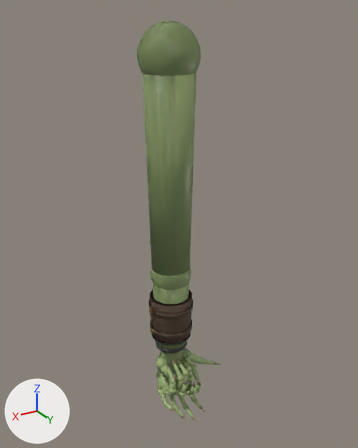
A saved change to the glTF model public/assets/lab/goblin-arm.glb.
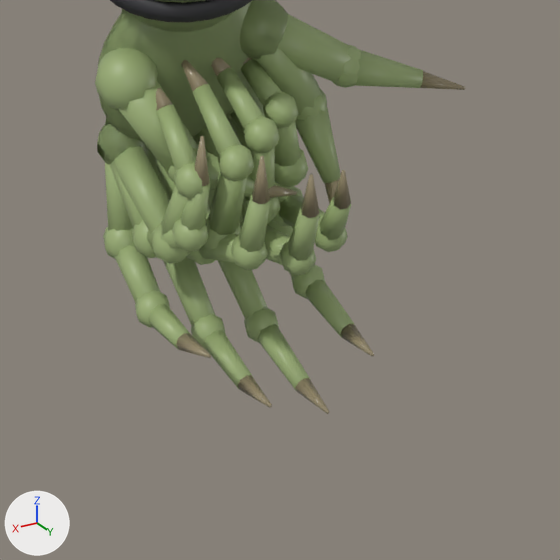
Each version is shown whole from a 50 mm lens placed at (0.485, 0.844, 0.771), pointed at (-0.025, -0.007, 0.346), then close up on the part from 39% to 66% of the width and 78% to 100% of the height. Arrows for +X, +Y and +Z are at lower left; the lights stay in place. The older version's two pictures come first. Where no turn or scale is listed for an object, it has been applied to the vertices. Vertices at exactly the same position are counted once.

The first close-up shows 'band_L', 'hand_L', 'hand_R', 'handhold_L' and 3 more.
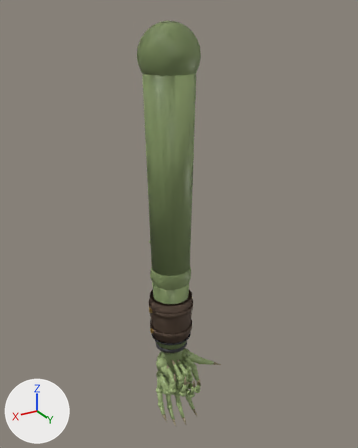
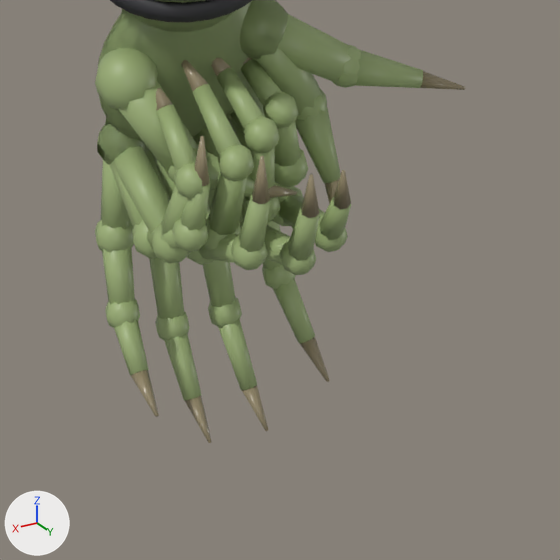
Patch to the scene script:
```diff
--- a/public/assets/lab/goblin-arm.glb.py
+++ b/public/assets/lab/goblin-arm.glb.py
@@ me_s_015 @@
-me_s_015.from_pydata(...)  # 1342 vertices, 2532 faces; spans x -0.056..0.047, y -0.018..0.1, z -0.124..0.042
+me_s_015.from_pydata(...)  # 1342 vertices, 2532 faces; spans x -0.056..0.05, y -0.018..0.06, z -0.172..0.042
+# me_s_015 part 1: the loose piece of 16 vertices spanning x -0.041..-0.027, y 0.009..0.049, z -0.108..-0.077 is multiplied about its middle by the matrix ((0.925, -0.237, -0.295), (0.363, 0.781, 0.508), (0.11, -0.577, 0.809)), then moved by (-0.001, -0.017, -0.01)
+# me_s_015 part 2: the loose piece of 42 vertices spanning x -0.043..-0.028, y 0.038..0.053, z -0.111..-0.095 is moved by (-0.002, -0.027, -0.017)
+# me_s_015 part 3: the loose piece of 16 vertices spanning x -0.041..-0.03, y 0.045..0.077, z -0.11..-0.098 is multiplied about its middle by the matrix ((0.976, -0.09, -0.196), (0.2, 0.718, 0.666), (0.081, -0.69, 0.719)), then moved by (-0.003, -0.032, -0.028)
+# me_s_015 part 4: the loose piece of 16 vertices spanning x -0.017..-0.004, y 0.008..0.051, z -0.119..-0.083 is multiplied about its middle by the matrix ((0.996, -0.055, -0.065), (0.082, 0.807, 0.584), (0.02, -0.587, 0.809)), then moved by (0.0, -0.02, -0.01)
+# me_s_015 part 5: the loose piece of 42 vertices spanning x -0.019..-0.003, y 0.04..0.055, z -0.122..-0.106 is moved by (0.0, -0.031, -0.018)
+# me_s_015 part 6: the loose piece of 16 vertices spanning x -0.016..-0.005, y 0.046..0.081, z -0.124..-0.109 is multiplied about its middle by the matrix ((0.999, -0.018, -0.037), (0.039, 0.719, 0.694), (0.014, -0.695, 0.719)), then moved by (-0.001, -0.037, -0.028)
+# me_s_015 part 7: the loose piece of 16 vertices spanning x 0.007..0.021, y 0.009..0.05, z -0.11..-0.078 is multiplied about its middle by the matrix ((0.947, 0.2, 0.251), (-0.308, 0.789, 0.531), (-0.092, -0.581, 0.809)), then moved by (0.001, -0.018, -0.01)
+# me_s_015 part 8: the loose piece of 42 vertices spanning x 0.008..0.023, y 0.04..0.055, z -0.113..-0.098 is moved by (0.002, -0.028, -0.018)
+# me_s_015 part 9: the loose piece of 16 vertices spanning x 0.01..0.021, y 0.047..0.078, z -0.111..-0.1 is multiplied about its middle by the matrix ((0.985, 0.07, 0.156), (-0.158, 0.719, 0.677), (-0.065, -0.692, 0.719)), then moved by (0.003, -0.032, -0.029)
+# me_s_015 part 10: the loose piece of 16 vertices spanning x 0.021..0.043, y -0.01..0.019, z -0.076..-0.033 is multiplied about its middle by the matrix ((0.824, 0.539, 0.174), (-0.548, 0.837, 0.0), (-0.145, -0.095, 0.985)), then moved by (0.0, -0.003, -0.001)
+# me_s_015 part 11: the loose piece of 42 vertices spanning x 0.027..0.046, y 0.003..0.022, z -0.082..-0.064 is moved by (0.0, -0.007, -0.002)
+# me_s_015 part 12: the loose piece of 16 vertices spanning x 0.03..0.045, y 0.01..0.044, z -0.091..-0.067 is multiplied about its middle by the matrix ((0.869, 0.291, 0.4), (-0.458, 0.777, 0.431), (-0.185, -0.558, 0.809)), then moved by (0.002, -0.013, -0.009)
+# me_s_015 part 13: the loose piece of 42 vertices spanning x 0.032..0.047, y 0.034..0.05, z -0.093..-0.078 is moved by (0.004, -0.02, -0.016)
+# me_s_015 part 14: the loose piece of 16 vertices spanning x 0.034..0.045, y 0.041..0.067, z -0.091..-0.079 is multiplied about its middle by the matrix ((0.951, 0.12, 0.286), (-0.282, 0.721, 0.633), (-0.13, -0.682, 0.719)), then moved by (0.005, -0.023, -0.025)
+# me_s_015 part 15: the loose piece of 16 vertices spanning x -0.04..-0.032, y 0.076..0.096, z -0.11..-0.103 is multiplied about its middle by the matrix ((0.988, -0.057, -0.141), (0.139, 0.72, 0.68), (0.063, -0.692, 0.719)), then moved by (-0.004, -0.04, -0.044)
+# me_s_015 part 16: the loose piece of 16 vertices spanning x -0.015..-0.007, y 0.08..0.1, z -0.124..-0.116 is turned -44 degrees about the x axis through its middle, then moved by (-0.001, -0.047, -0.046)
+# me_s_015 part 17: the loose piece of 16 vertices spanning x 0.012..0.02, y 0.077..0.097, z -0.111..-0.103 is multiplied about its middle by the matrix ((0.993, 0.045, 0.113), (-0.111, 0.72, 0.685), (-0.051, -0.693, 0.719)), then moved by (0.004, -0.04, -0.045)
+# me_s_015 part 18: the loose piece of 16 vertices spanning x 0.035..0.043, y 0.066..0.086, z -0.087..-0.076 is multiplied about its middle by the matrix ((0.972, 0.086, 0.219), (-0.212, 0.721, 0.659), (-0.102, -0.687, 0.719)), then moved by (0.008, -0.027, -0.041)
+# other edits to the shape of me_s_015 do not show in these pictures
 me_s_015.materials.append(mat_skin)
```

Pixel boxes [x1, y1, x2, y2] of what changed, in the close-ups (560 x 560 px; the box of a moved part takes in the faces that stretch with it):
'handhold_L', reshaped
    before: [97, 0, 374, 414]
    after: [95, 1, 341, 443]
part 1 of me_s_015, moved or reshaped (mostly hidden)
    before: [267, 221, 294, 277]
    after: [263, 221, 281, 270]
part 2 of me_s_015, moved or reshaped
    before: [291, 264, 326, 299]
    after: [262, 265, 296, 289]
part 3 of me_s_015, moved or reshaped
    before: [305, 279, 356, 338]
    after: [273, 279, 315, 344]
part 4 of me_s_015, moved or reshaped
    before: [218, 261, 268, 319]
    after: [203, 260, 236, 308]
part 5 of me_s_015, moved or reshaped
    before: [244, 307, 279, 343]
    after: [208, 297, 242, 328]
part 6 of me_s_015, moved or reshaped
    before: [257, 324, 310, 391]
    after: [218, 319, 257, 390]
part 7 of me_s_015, moved or reshaped
    before: [163, 257, 215, 325]
    after: [149, 257, 184, 319]
part 8 of me_s_015, moved or reshaped
    before: [191, 314, 226, 349]
    after: [155, 312, 190, 341]
part 9 of me_s_015, moved or reshaped
    before: [204, 330, 253, 390]
    after: [164, 333, 202, 401]
part 10 of me_s_015, moved or reshaped
    before: [105, 162, 133, 231]
    after: [101, 160, 132, 229]
part 11 of me_s_015, moved or reshaped
    before: [103, 227, 134, 259]
    after: [95, 220, 134, 253]
part 12 of me_s_015, moved or reshaped
    before: [114, 245, 160, 303]
    after: [102, 247, 135, 305]
part 13 of me_s_015, moved or reshaped
    before: [135, 290, 170, 328]
    after: [105, 299, 140, 328]
part 14 of me_s_015, moved or reshaped
    before: [149, 304, 189, 350]
    after: [114, 319, 149, 376]
part 15 of me_s_015, moved or reshaped
    before: [340, 324, 374, 356]
    after: [300, 337, 330, 382]
part 16 of me_s_015, moved or reshaped
    before: [295, 378, 330, 414]
    after: [242, 385, 268, 431]
part 17 of me_s_015, moved or reshaped
    before: [238, 375, 272, 407]
    after: [185, 396, 212, 443]
part 18 of me_s_015, moved or reshaped
    before: [176, 333, 211, 358]
    after: [131, 370, 159, 417]
